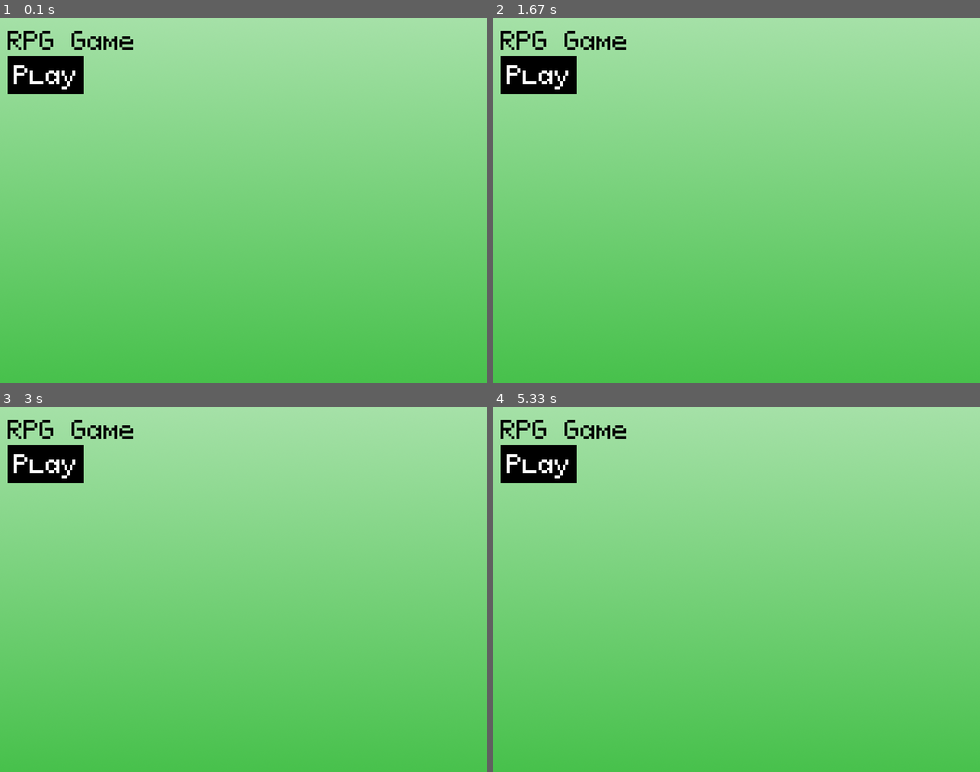
Above: before the commit, frames 1-4 (two rows, left to right).
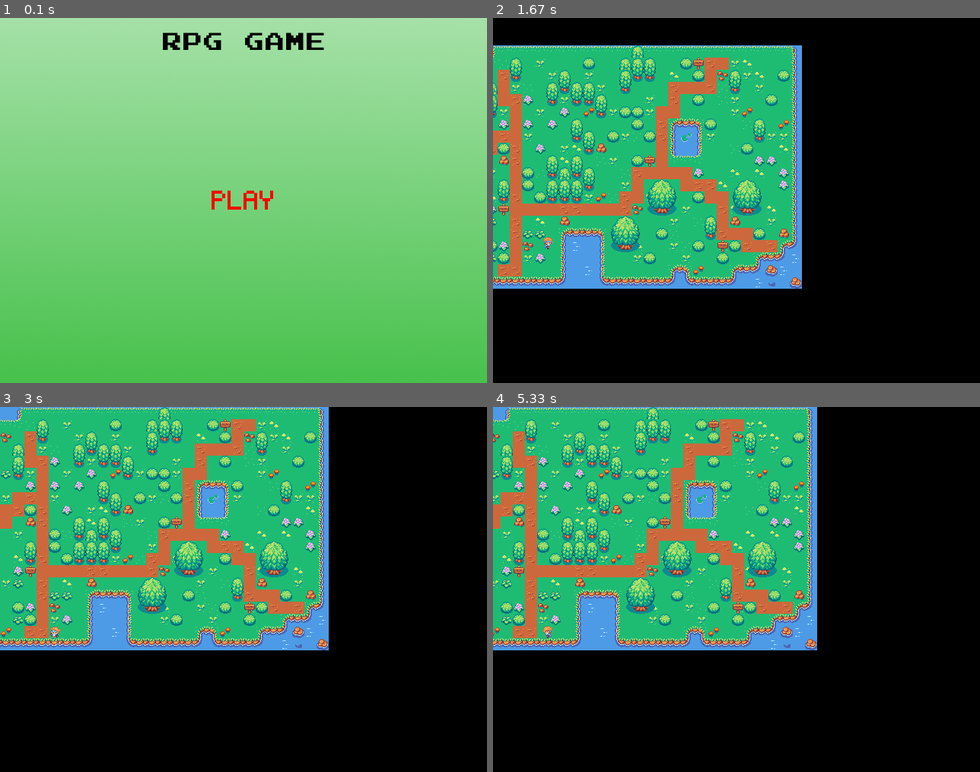
Above: after the commit, the same moments.

Repository: quizi54/pygame_rpg
Game: pygame game, started from main.py
The game is run twice, just before and just after one commit, with the same random seed, the same clock (stepped at 60 frames per second) and the same inputs.
Inputs (mouse positions are in pixels of both pictures, inside the frame that each line leads up to):
- Up to frame 1 (0.1 s): no input
- Up to frame 2 (1.67 s): click (736, 200) at 0.38 s; hold Right 0.67-1.13 s; move the mouse to (717, 215) at 0.7 s; hold Up 1.17-1.47 s; hold Right from 1.5 s (still down)
- Up to frame 3 (3 s): release Right at 1.97 s; hold Left 2-2.53 s; hold Down 2.57-2.87 s; tap Space at 2.9 s
- Up to frame 4 (5.33 s): hold Left 3.23-3.63 s; hold Up 3.67-4.03 s; hold Right 4.07-4.7 s; hold Down 4.73-5.1 s; hold Left from 5.13 s (still down)

The runs differ from the first frame. In frame 1, 3.2% of the frame differs, in the area x 1-67%, y 3-53%; in frame 2, 99%; in frame 3, 100%; in frame 4, 100%, in the area x 0-100%, y 0-100%.

Commit message:
Change map creation mechanism, new map builds in Tile editor. Game font changed. Button class changed, now it can use transparency background.

Diff:
--- a/config.py
+++ b/config.py
@@ -6,8 +6,8 @@
 BLOCK_LAYER  = 2
 GROUND_LAYER = 1
 
-PLAYER_SPEED = 3
-ENEMY_SPEED  = 2
+PLAYER_SPEED = 2
+ENEMY_SPEED  = 1
 
 TILESIZE = 16
 FPS = 60
--- /dev/null
+++ b/levels/Hero 01.tsx
@@ -0,0 +1,4 @@
+<?xml version="1.0" encoding="UTF-8"?>
+<tileset version="1.9" tiledversion="1.9.2" name="Hero 01" tilewidth="16" tileheight="16" tilecount="128" columns="8">
+ <image source="../img/Hero 01.png" width="128" height="256"/>
+</tileset>
--- /dev/null
+++ b/levels/Solaria.tsx
@@ -0,0 +1,4 @@
+<?xml version="1.0" encoding="UTF-8"?>
+<tileset version="1.9" tiledversion="1.9.2" name="Solaria" tilewidth="16" tileheight="16" tilecount="420" columns="28">
+ <image source="Solaria Demo Update 01.png" width="448" height="240"/>
+</tileset>
--- /dev/null
+++ b/levels/attack1.tsx
@@ -0,0 +1,4 @@
+<?xml version="1.0" encoding="UTF-8"?>
+<tileset version="1.9" tiledversion="1.9.2" name="attack1" tilewidth="16" tileheight="16" tilecount="160" columns="20">
+ <image source="../img/attack1.png" width="320" height="128"/>
+</tileset>
--- /dev/null
+++ b/levels/level00._Bushes.csv
@@ -0,0 +1,20 @@
+-1,-1,-1,-1,-1,-1,-1,-1,-1,-1,-1,-1,-1,-1,-1,-1,91,-1,-1,-1,-1,-1,-1,-1,-1,-1,-1,-1,-1,-1
+-1,-1,-1,-1,-1,-1,91,-1,-1,-1,-1,-1,92,-1,-1,91,91,91,-1,-1,92,313,117,89,-1,-1,-1,-1,-1,-1
+-1,-1,-1,62,-1,117,119,-1,-1,-1,91,-1,-1,-1,-1,91,119,119,-1,-1,-1,92,89,62,91,-1,-1,-1,92,-1
+-1,-1,-1,-1,91,89,-1,-1,-1,91,119,91,91,-1,-1,119,-1,-1,-1,117,89,89,117,-1,119,-1,-1,-1,-1,-1
+-1,92,-1,-1,91,89,117,93,-1,119,-1,119,119,91,-1,-1,-1,-1,-1,117,-1,92,-1,-1,-1,-1,-1,92,-1,-1
+-1,-1,120,120,119,-1,89,-1,-1,-1,93,-1,121,119,-1,92,92,-1,89,89,-1,-1,-1,-1,-1,121,-1,-1,-1,-1
+-1,121,-1,-1,-1,93,89,93,-1,93,-1,91,-1,-1,-1,-1,92,-1,117,-1,-1,-1,92,-1,-1,-1,91,-1,121,-1
+-1,-1,61,-1,89,117,89,-1,-1,-1,-1,119,91,-1,92,-1,-1,92,117,-1,-1,-1,-1,-1,-1,-1,119,-1,-1,-1
+-1,-1,92,89,117,92,117,-1,93,-1,-1,-1,119,61,-1,-1,-1,-1,89,-1,-1,-1,-1,-1,-1,92,-1,-1,-1,-1
+-1,117,89,89,-1,61,117,-1,-1,91,-1,91,-1,-1,-1,-1,92,313,89,-1,-1,-1,-1,-1,-1,-1,93,93,-1,-1
+-1,117,93,-1,-1,-1,89,92,-1,119,91,119,91,-1,-1,-1,117,89,89,89,89,93,-1,-1,-1,-1,-1,-1,93,-1
+-1,-1,-1,-1,-1,91,89,92,-1,91,91,91,119,-1,-1,-1,89,7,8,9,89,117,117,-1,7,8,9,-1,93,-1
+-1,61,-1,-1,-1,119,117,-1,92,119,119,119,-1,121,-1,117,89,35,36,37,-1,92,89,89,35,36,37,-1,-1,-1
+-1,-1,-1,-1,93,313,89,89,89,89,117,117,89,89,89,117,62,63,64,65,-1,-1,-1,117,63,64,65,-1,-1,-1
+-1,-1,92,-1,120,-1,117,-1,-1,-1,61,-1,-1,-1,7,8,9,-1,-1,-1,-1,-1,91,89,61,-1,-1,-1,-1,-1
+-1,92,121,-1,-1,-1,117,120,120,-1,-1,-1,-1,-1,35,36,37,-1,92,-1,-1,-1,119,117,89,89,92,-1,61,-1
+-1,-1,121,-1,92,93,89,62,-1,-1,-1,-1,-1,-1,63,64,65,-1,-1,-1,-1,92,-1,313,92,117,89,117,-1,-1
+-1,-1,-1,-1,120,92,89,-1,93,-1,-1,-1,-1,-1,-1,-1,-1,92,-1,-1,-1,-1,-1,92,-1,-1,-1,-1,-1,-1
+-1,-1,-1,121,-1,117,117,-1,-1,-1,-1,-1,-1,-1,-1,-1,-1,-1,-1,-1,-1,121,-1,-1,-1,-1,-1,-1,-1,-1
+-1,-1,-1,-1,-1,-1,-1,-1,-1,-1,-1,-1,-1,-1,-1,-1,-1,-1,-1,-1,-1,-1,-1,-1,-1,-1,-1,-1,-1,-1
--- /dev/null
+++ b/levels/level00._Ground.csv
@@ -0,0 +1,20 @@
+229,229,173,173,168,169,169,169,169,169,169,169,169,169,169,169,169,169,169,169,169,169,169,169,169,169,169,169,169,170
+229,173,168,169,200,33,5,5,6,5,5,5,33,5,5,5,5,5,5,5,5,5,5,5,6,34,5,5,5,198
+173,168,200,5,5,5,5,5,5,6,5,5,6,5,5,5,5,5,5,34,5,5,5,5,5,6,34,5,5,198
+168,200,5,5,33,33,6,33,5,5,5,5,5,6,5,5,5,5,5,5,34,6,5,33,5,5,6,5,5,198
+196,5,34,5,5,5,5,33,5,5,6,5,5,5,5,5,5,6,5,5,5,5,5,33,6,5,5,5,5,198
+196,5,33,5,5,6,5,5,6,5,5,5,5,5,6,5,5,6,5,5,5,5,5,5,6,5,5,5,5,198
+196,5,5,5,5,5,5,5,5,5,5,5,5,5,5,5,5,5,5,171,225,172,5,5,5,33,5,5,5,198
+196,5,5,6,5,5,5,6,5,5,5,33,5,5,5,6,33,5,5,198,202,196,6,5,5,5,33,6,6,198
+196,5,33,5,5,6,5,5,5,5,6,34,5,33,5,5,5,5,5,198,173,196,5,5,33,5,5,5,34,198
+196,5,5,5,5,5,5,5,5,5,34,5,5,33,6,5,5,34,5,199,169,200,5,5,5,5,5,5,5,198
+196,5,5,5,6,5,5,5,33,33,5,5,5,5,5,33,5,5,5,5,5,5,5,5,34,5,34,5,5,198
+196,5,34,5,5,5,5,34,5,5,5,5,5,5,5,6,5,5,5,5,5,5,34,34,5,5,5,5,5,198
+196,5,34,5,34,5,5,5,5,5,5,5,6,5,33,33,5,6,5,5,5,5,5,5,5,5,5,5,5,198
+196,5,5,5,33,5,5,5,5,5,5,5,5,34,5,5,5,5,5,5,6,5,5,5,34,5,5,34,5,198
+196,5,5,6,5,5,6,5,34,5,5,5,5,5,5,5,5,5,5,6,5,33,5,5,5,5,5,6,5,198
+196,5,5,5,5,5,5,5,5,5,171,225,225,172,5,5,5,5,33,33,5,5,5,5,5,5,5,5,5,198
+196,5,5,5,34,5,5,5,5,5,198,174,173,196,5,5,34,5,5,6,33,33,5,34,5,5,5,5,171,226
+196,6,5,5,5,5,5,6,5,5,198,173,173,196,5,5,6,5,5,5,6,5,5,5,5,5,171,225,226,174
+196,5,5,5,5,5,5,5,5,5,198,173,174,196,5,5,5,5,5,171,172,5,5,5,171,225,226,229,174,173
+224,225,225,225,225,225,225,225,225,225,226,173,173,224,225,225,225,225,225,226,224,225,225,225,226,173,174,201,173,229
--- /dev/null
+++ b/levels/level00.tmx
@@ -0,0 +1,77 @@
+<?xml version="1.0" encoding="UTF-8"?>
+<map version="1.9" tiledversion="1.9.2" orientation="orthogonal" renderorder="right-down" width="30" height="20" tilewidth="16" tileheight="16" infinite="0" nextlayerid="4" nextobjectid="1">
+ <tileset firstgid="1" source="Solaria.tsx"/>
+ <tileset firstgid="421" source="Hero 01.tsx"/>
+ <layer id="1" name="Ground" width="30" height="20">
+  <data encoding="csv">
+230,230,174,174,169,170,170,170,170,170,170,170,170,170,170,170,170,170,170,170,170,170,170,170,170,170,170,170,170,171,
+230,174,169,170,201,34,6,6,7,6,6,6,34,6,6,6,6,6,6,6,6,6,6,6,7,35,6,6,6,199,
+174,169,201,6,6,6,6,6,6,7,6,6,7,6,6,6,6,6,6,35,6,6,6,6,6,7,35,6,6,199,
+169,201,6,6,34,34,7,34,6,6,6,6,6,7,6,6,6,6,6,6,35,7,6,34,6,6,7,6,6,199,
+197,6,35,6,6,6,6,34,6,6,7,6,6,6,6,6,6,7,6,6,6,6,6,34,7,6,6,6,6,199,
+197,6,34,6,6,7,6,6,7,6,6,6,6,6,7,6,6,7,6,6,6,6,6,6,7,6,6,6,6,199,
+197,6,6,6,6,6,6,6,6,6,6,6,6,6,6,6,6,6,6,172,226,173,6,6,6,34,6,6,6,199,
+197,6,6,7,6,6,6,7,6,6,6,34,6,6,6,7,34,6,6,199,203,197,7,6,6,6,34,7,7,199,
+197,6,34,6,6,7,6,6,6,6,7,35,6,34,6,6,6,6,6,199,174,197,6,6,34,6,6,6,35,199,
+197,6,6,6,6,6,6,6,6,6,35,6,6,34,7,6,6,35,6,200,170,201,6,6,6,6,6,6,6,199,
+197,6,6,6,7,6,6,6,34,34,6,6,6,6,6,34,6,6,6,6,6,6,6,6,35,6,35,6,6,199,
+197,6,35,6,6,6,6,35,6,6,6,6,6,6,6,7,6,6,6,6,6,6,35,35,6,6,6,6,6,199,
+197,6,35,6,35,6,6,6,6,6,6,6,7,6,34,34,6,7,6,6,6,6,6,6,6,6,6,6,6,199,
+197,6,6,6,34,6,6,6,6,6,6,6,6,35,6,6,6,6,6,6,7,6,6,6,35,6,6,35,6,199,
+197,6,6,7,6,6,7,6,35,6,6,6,6,6,6,6,6,6,6,7,6,34,6,6,6,6,6,7,6,199,
+197,6,6,6,6,6,6,6,6,6,172,226,226,173,6,6,6,6,34,34,6,6,6,6,6,6,6,6,6,199,
+197,6,6,6,35,6,6,6,6,6,199,175,174,197,6,6,35,6,6,7,34,34,6,35,6,6,6,6,172,227,
+197,7,6,6,6,6,6,7,6,6,199,174,174,197,6,6,7,6,6,6,7,6,6,6,6,6,172,226,227,175,
+197,6,6,6,6,6,6,6,6,6,199,174,175,197,6,6,6,6,6,172,173,6,6,6,172,226,227,230,175,174,
+225,226,226,226,226,226,226,226,226,226,227,174,174,225,226,226,226,226,226,227,225,226,226,226,227,174,175,202,174,230
+</data>
+ </layer>
+ <layer id="2" name="Bushes" width="30" height="20">
+  <data encoding="csv">
+0,0,0,0,0,0,0,0,0,0,0,0,0,0,0,0,92,0,0,0,0,0,0,0,0,0,0,0,0,0,
+0,0,0,0,0,0,92,0,0,0,0,0,93,0,0,92,92,92,0,0,93,314,118,90,0,0,0,0,0,0,
+0,0,0,63,0,118,120,0,0,0,92,0,0,0,0,92,120,120,0,0,0,93,90,63,92,0,0,0,93,0,
+0,0,0,0,92,90,0,0,0,92,120,92,92,0,0,120,0,0,0,118,90,90,118,0,120,0,0,0,0,0,
+0,93,0,0,92,90,118,94,0,120,0,120,120,92,0,0,0,0,0,118,0,93,0,0,0,0,0,93,0,0,
+0,0,121,121,120,0,90,0,0,0,94,0,122,120,0,93,93,0,90,90,0,0,0,0,0,122,0,0,0,0,
+0,122,0,0,0,94,90,94,0,94,0,92,0,0,0,0,93,0,118,0,0,0,93,0,0,0,92,0,122,0,
+0,0,62,0,90,118,90,0,0,0,0,120,92,0,93,0,0,93,118,0,0,0,0,0,0,0,120,0,0,0,
+0,0,93,90,118,93,118,0,94,0,0,0,120,62,0,0,0,0,90,0,0,0,0,0,0,93,0,0,0,0,
+0,118,90,90,0,62,118,0,0,92,0,92,0,0,0,0,93,314,90,0,0,0,0,0,0,0,94,94,0,0,
+0,118,94,0,0,0,90,93,0,120,92,120,92,0,0,0,118,90,90,90,90,94,0,0,0,0,0,0,94,0,
+0,0,0,0,0,92,90,93,0,92,92,92,120,0,0,0,90,8,9,10,90,118,118,0,8,9,10,0,94,0,
+0,62,0,0,0,120,118,0,93,120,120,120,0,122,0,118,90,36,37,38,0,93,90,90,36,37,38,0,0,0,
+0,0,0,0,94,314,90,90,90,90,118,118,90,90,90,118,63,64,65,66,0,0,0,118,64,65,66,0,0,0,
+0,0,93,0,121,0,118,0,0,0,62,0,0,0,8,9,10,0,0,0,0,0,92,90,62,0,0,0,0,0,
+0,93,122,0,0,0,118,121,121,0,0,0,0,0,36,37,38,0,93,0,0,0,120,118,90,90,93,0,62,0,
+0,0,122,0,93,94,90,63,0,0,0,0,0,0,64,65,66,0,0,0,0,93,0,314,93,118,90,118,0,0,
+0,0,0,0,121,93,90,0,94,0,0,0,0,0,0,0,0,93,0,0,0,0,0,93,0,0,0,0,0,0,
+0,0,0,122,0,118,118,0,0,0,0,0,0,0,0,0,0,0,0,0,0,122,0,0,0,0,0,0,0,0,
+0,0,0,0,0,0,0,0,0,0,0,0,0,0,0,0,0,0,0,0,0,0,0,0,0,0,0,0,0,0
+</data>
+ </layer>
+ <layer id="3" name="Player" width="30" height="20">
+  <data encoding="csv">
+0,0,0,0,0,0,0,0,0,0,0,0,0,0,0,0,0,0,0,0,0,0,0,0,0,0,0,0,0,0,
+0,0,0,0,0,0,0,0,0,0,0,0,0,0,0,0,0,0,0,0,0,0,0,0,0,0,0,0,0,0,
+0,0,0,0,0,0,0,0,0,0,0,0,0,0,0,0,0,0,0,0,0,0,0,0,0,0,0,0,0,0,
+0,0,0,0,0,0,0,0,0,0,0,0,0,0,0,0,0,0,0,0,0,0,0,0,0,0,0,0,0,0,
+0,0,0,0,0,0,0,0,0,0,0,0,0,0,0,0,0,0,0,0,0,0,0,0,0,0,0,0,0,0,
+0,0,0,0,0,0,0,0,0,0,0,0,0,0,0,0,0,0,0,0,0,0,0,0,0,0,0,0,0,0,
+0,0,0,0,0,0,0,0,0,0,0,0,0,0,0,0,0,0,0,0,0,0,0,0,0,0,0,0,0,0,
+0,0,0,0,0,0,0,0,0,0,0,0,0,0,0,0,0,0,0,0,0,0,0,0,0,0,0,0,0,0,
+0,0,0,0,0,0,0,0,0,0,0,0,0,0,0,0,0,0,0,0,0,0,0,0,0,0,0,0,0,0,
+0,0,0,0,0,0,0,0,0,0,0,0,0,0,0,0,0,0,0,0,0,0,0,0,0,0,0,0,0,0,
+0,0,0,0,0,0,0,0,0,0,0,0,0,0,0,0,0,0,0,0,0,0,0,0,0,0,0,0,0,0,
+0,0,0,0,0,0,0,0,0,0,0,0,0,0,0,0,0,0,0,0,0,0,0,0,0,0,0,0,0,0,
+0,0,0,0,0,0,0,0,0,0,0,0,0,0,0,0,0,0,0,0,0,0,0,0,0,0,0,0,0,0,
+0,0,0,0,0,0,0,0,0,0,0,0,0,0,0,0,0,0,0,0,0,0,0,0,0,0,0,0,0,0,
+0,0,0,0,0,0,0,0,0,0,0,0,0,0,0,0,0,0,0,0,0,0,0,0,0,0,0,0,0,0,
+0,0,0,0,0,0,0,0,0,0,0,0,0,0,0,0,0,0,0,0,0,0,0,0,0,0,0,0,0,0,
+0,0,0,0,0,0,0,0,0,0,0,0,0,0,0,0,0,0,0,0,0,0,0,0,0,0,0,0,0,0,
+0,0,0,0,0,0,0,0,0,0,0,0,0,0,0,0,0,0,0,0,0,0,0,0,0,0,0,0,0,0,
+0,0,0,0,421,0,0,0,0,0,0,0,0,0,0,0,0,0,0,0,0,0,0,0,0,0,0,0,0,0,
+0,0,0,0,0,0,0,0,0,0,0,0,0,0,0,0,0,0,0,0,0,0,0,0,0,0,0,0,0,0
+</data>
+ </layer>
+</map>
--- /dev/null
+++ b/levels/level00_Bushes.csv
@@ -0,0 +1,20 @@
+-1,-1,-1,-1,-1,-1,-1,-1,-1,-1,-1,-1,-1,-1,-1,-1,91,-1,-1,-1,-1,-1,-1,-1,-1,-1,-1,-1,-1,-1
+-1,-1,-1,-1,-1,-1,91,-1,-1,-1,-1,-1,92,-1,-1,91,91,91,-1,-1,92,313,117,89,-1,-1,-1,-1,-1,-1
+-1,-1,-1,62,-1,117,119,-1,-1,-1,91,-1,-1,-1,-1,91,119,119,-1,-1,-1,92,89,62,91,-1,-1,-1,92,-1
+-1,-1,-1,-1,91,89,-1,-1,-1,91,119,91,91,-1,-1,119,-1,-1,-1,117,89,89,117,-1,119,-1,-1,-1,-1,-1
+-1,92,-1,-1,91,89,117,93,-1,119,-1,119,119,91,-1,-1,-1,-1,-1,117,-1,92,-1,-1,-1,-1,-1,92,-1,-1
+-1,-1,120,120,119,-1,89,-1,-1,-1,93,-1,121,119,-1,92,92,-1,89,89,-1,-1,-1,-1,-1,121,-1,-1,-1,-1
+-1,121,-1,-1,-1,93,89,93,-1,93,-1,91,-1,-1,-1,-1,92,-1,117,-1,-1,-1,92,-1,-1,-1,91,-1,121,-1
+-1,-1,61,-1,89,117,89,-1,-1,-1,-1,119,91,-1,92,-1,-1,92,117,-1,-1,-1,-1,-1,-1,-1,119,-1,-1,-1
+-1,-1,92,89,117,92,117,-1,93,-1,-1,-1,119,61,-1,-1,-1,-1,89,-1,-1,-1,-1,-1,-1,92,-1,-1,-1,-1
+-1,117,89,89,-1,61,117,-1,-1,91,-1,91,-1,-1,-1,-1,92,313,89,-1,-1,-1,-1,-1,-1,-1,93,93,-1,-1
+-1,117,93,-1,-1,-1,89,92,-1,119,91,119,91,-1,-1,-1,117,89,89,89,89,93,-1,-1,-1,-1,-1,-1,93,-1
+-1,-1,-1,-1,-1,91,89,92,-1,91,91,91,119,-1,-1,-1,89,7,8,9,89,117,117,-1,7,8,9,-1,93,-1
+-1,61,-1,-1,-1,119,117,-1,92,119,119,119,-1,121,-1,117,89,35,36,37,-1,92,89,89,35,36,37,-1,-1,-1
+-1,-1,-1,-1,93,313,89,89,89,89,117,117,89,89,89,117,62,63,64,65,-1,-1,-1,117,63,64,65,-1,-1,-1
+-1,-1,92,-1,120,-1,117,-1,-1,-1,61,-1,-1,-1,7,8,9,-1,-1,-1,-1,-1,91,89,61,-1,-1,-1,-1,-1
+-1,92,121,-1,-1,-1,117,120,120,-1,-1,-1,-1,-1,35,36,37,-1,92,-1,-1,-1,119,117,89,89,92,-1,61,-1
+-1,-1,121,-1,92,93,89,62,-1,-1,-1,-1,-1,-1,63,64,65,-1,-1,-1,-1,92,-1,313,92,117,89,117,-1,-1
+-1,-1,-1,-1,120,92,89,-1,93,-1,-1,-1,-1,-1,-1,-1,-1,92,-1,-1,-1,-1,-1,92,-1,-1,-1,-1,-1,-1
+-1,-1,-1,121,-1,117,117,-1,-1,-1,-1,-1,-1,-1,-1,-1,-1,-1,-1,-1,-1,121,-1,-1,-1,-1,-1,-1,-1,-1
+-1,-1,-1,-1,-1,-1,-1,-1,-1,-1,-1,-1,-1,-1,-1,-1,-1,-1,-1,-1,-1,-1,-1,-1,-1,-1,-1,-1,-1,-1
--- /dev/null
+++ b/levels/level00_Ground.csv
@@ -0,0 +1,20 @@
+229,229,173,173,168,169,169,169,169,169,169,169,169,169,169,169,169,169,169,169,169,169,169,169,169,169,169,169,169,170
+229,173,168,169,200,33,5,5,6,5,5,5,33,5,5,5,5,5,5,5,5,5,5,5,6,34,5,5,5,198
+173,168,200,5,5,5,5,5,5,6,5,5,6,5,5,5,5,5,5,34,5,5,5,5,5,6,34,5,5,198
+168,200,5,5,33,33,6,33,5,5,5,5,5,6,5,5,5,5,5,5,34,6,5,33,5,5,6,5,5,198
+196,5,34,5,5,5,5,33,5,5,6,5,5,5,5,5,5,6,5,5,5,5,5,33,6,5,5,5,5,198
+196,5,33,5,5,6,5,5,6,5,5,5,5,5,6,5,5,6,5,5,5,5,5,5,6,5,5,5,5,198
+196,5,5,5,5,5,5,5,5,5,5,5,5,5,5,5,5,5,5,171,225,172,5,5,5,33,5,5,5,198
+196,5,5,6,5,5,5,6,5,5,5,33,5,5,5,6,33,5,5,198,202,196,6,5,5,5,33,6,6,198
+196,5,33,5,5,6,5,5,5,5,6,34,5,33,5,5,5,5,5,198,173,196,5,5,33,5,5,5,34,198
+196,5,5,5,5,5,5,5,5,5,34,5,5,33,6,5,5,34,5,199,169,200,5,5,5,5,5,5,5,198
+196,5,5,5,6,5,5,5,33,33,5,5,5,5,5,33,5,5,5,5,5,5,5,5,34,5,34,5,5,198
+196,5,34,5,5,5,5,34,5,5,5,5,5,5,5,6,5,5,5,5,5,5,34,34,5,5,5,5,5,198
+196,5,34,5,34,5,5,5,5,5,5,5,6,5,33,33,5,6,5,5,5,5,5,5,5,5,5,5,5,198
+196,5,5,5,33,5,5,5,5,5,5,5,5,34,5,5,5,5,5,5,6,5,5,5,34,5,5,34,5,198
+196,5,5,6,5,5,6,5,34,5,5,5,5,5,5,5,5,5,5,6,5,33,5,5,5,5,5,6,5,198
+196,5,5,5,5,5,5,5,5,5,171,225,225,172,5,5,5,5,33,33,5,5,5,5,5,5,5,5,5,198
+196,5,5,5,34,5,5,5,5,5,198,174,173,196,5,5,34,5,5,6,33,33,5,34,5,5,5,5,171,226
+196,6,5,5,5,5,5,6,5,5,198,173,173,196,5,5,6,5,5,5,6,5,5,5,5,5,171,225,226,174
+196,5,5,5,5,5,5,5,5,5,198,173,174,196,5,5,5,5,5,171,172,5,5,5,171,225,226,229,174,173
+224,225,225,225,225,225,225,225,225,225,226,173,173,224,225,225,225,225,225,226,224,225,225,225,226,173,174,201,173,229
--- /dev/null
+++ b/levels/level00_Player.csv
@@ -0,0 +1,20 @@
+-1,-1,-1,-1,-1,-1,-1,-1,-1,-1,-1,-1,-1,-1,-1,-1,-1,-1,-1,-1,-1,-1,-1,-1,-1,-1,-1,-1,-1,-1
+-1,-1,-1,-1,-1,-1,-1,-1,-1,-1,-1,-1,-1,-1,-1,-1,-1,-1,-1,-1,-1,-1,-1,-1,-1,-1,-1,-1,-1,-1
+-1,-1,-1,-1,-1,-1,-1,-1,-1,-1,-1,-1,-1,-1,-1,-1,-1,-1,-1,-1,-1,-1,-1,-1,-1,-1,-1,-1,-1,-1
+-1,-1,-1,-1,-1,-1,-1,-1,-1,-1,-1,-1,-1,-1,-1,-1,-1,-1,-1,-1,-1,-1,-1,-1,-1,-1,-1,-1,-1,-1
+-1,-1,-1,-1,-1,-1,-1,-1,-1,-1,-1,-1,-1,-1,-1,-1,-1,-1,-1,-1,-1,-1,-1,-1,-1,-1,-1,-1,-1,-1
+-1,-1,-1,-1,-1,-1,-1,-1,-1,-1,-1,-1,-1,-1,-1,-1,-1,-1,-1,-1,-1,-1,-1,-1,-1,-1,-1,-1,-1,-1
+-1,-1,-1,-1,-1,-1,-1,-1,-1,-1,-1,-1,-1,-1,-1,-1,-1,-1,-1,-1,-1,-1,-1,-1,-1,-1,-1,-1,-1,-1
+-1,-1,-1,-1,-1,-1,-1,-1,-1,-1,-1,-1,-1,-1,-1,-1,-1,-1,-1,-1,-1,-1,-1,-1,-1,-1,-1,-1,-1,-1
+-1,-1,-1,-1,-1,-1,-1,-1,-1,-1,-1,-1,-1,-1,-1,-1,-1,-1,-1,-1,-1,-1,-1,-1,-1,-1,-1,-1,-1,-1
+-1,-1,-1,-1,-1,-1,-1,-1,-1,-1,-1,-1,-1,-1,-1,-1,-1,-1,-1,-1,-1,-1,-1,-1,-1,-1,-1,-1,-1,-1
+-1,-1,-1,-1,-1,-1,-1,-1,-1,-1,-1,-1,-1,-1,-1,-1,-1,-1,-1,-1,-1,-1,-1,-1,-1,-1,-1,-1,-1,-1
+-1,-1,-1,-1,-1,-1,-1,-1,-1,-1,-1,-1,-1,-1,-1,-1,-1,-1,-1,-1,-1,-1,-1,-1,-1,-1,-1,-1,-1,-1
+-1,-1,-1,-1,-1,-1,-1,-1,-1,-1,-1,-1,-1,-1,-1,-1,-1,-1,-1,-1,-1,-1,-1,-1,-1,-1,-1,-1,-1,-1
+-1,-1,-1,-1,-1,-1,-1,-1,-1,-1,-1,-1,-1,-1,-1,-1,-1,-1,-1,-1,-1,-1,-1,-1,-1,-1,-1,-1,-1,-1
+-1,-1,-1,-1,-1,-1,-1,-1,-1,-1,-1,-1,-1,-1,-1,-1,-1,-1,-1,-1,-1,-1,-1,-1,-1,-1,-1,-1,-1,-1
+-1,-1,-1,-1,-1,-1,-1,-1,-1,-1,-1,-1,-1,-1,-1,-1,-1,-1,-1,-1,-1,-1,-1,-1,-1,-1,-1,-1,-1,-1
+-1,-1,-1,-1,-1,-1,-1,-1,-1,-1,-1,-1,-1,-1,-1,-1,-1,-1,-1,-1,-1,-1,-1,-1,-1,-1,-1,-1,-1,-1
+-1,-1,-1,-1,-1,-1,-1,-1,-1,-1,-1,-1,-1,-1,-1,-1,-1,-1,-1,-1,-1,-1,-1,-1,-1,-1,-1,-1,-1,-1
+-1,-1,-1,-1,0,-1,-1,-1,-1,-1,-1,-1,-1,-1,-1,-1,-1,-1,-1,-1,-1,-1,-1,-1,-1,-1,-1,-1,-1,-1
+-1,-1,-1,-1,-1,-1,-1,-1,-1,-1,-1,-1,-1,-1,-1,-1,-1,-1,-1,-1,-1,-1,-1,-1,-1,-1,-1,-1,-1,-1
--- /dev/null
+++ b/levels/plains.tsx
@@ -0,0 +1,4 @@
+<?xml version="1.0" encoding="UTF-8"?>
+<tileset version="1.9" tiledversion="1.9.2" name="plains" tilewidth="16" tileheight="16" tilecount="72" columns="6">
+ <image source="plains.png" width="96" height="192"/>
+</tileset>
--- a/main.py
+++ b/main.py
@@ -2,9 +2,10 @@
 # -*- coding=utf-8 -*-
 
 import pygame
+import sys
 from sprites import *
 from config import *
-import sys
+from utils import *
 
 
 class Game:
@@ -13,7 +14,7 @@
         self.screen = pygame.display.set_mode((WIN_WIDTH, WIN_HEIGHT))
         self.clock = pygame.time.Clock()
         self.running = True
-        self.font = pygame.font.Font('PixeloidMono.ttf', 32)
+        self.font = pygame.font.Font('joystix monospace.otf', 32)
         self.character_spritesheet = Spritesheet('img/Hero 01.png')
         self.terrain_spritesheet = Spritesheet('img/Solaria Demo Update 01.png')
         self.enemy_spritesheet = Spritesheet('img/Slime 01.png')
@@ -22,15 +23,23 @@
         self.attack_spritesheet = Spritesheet('img/attack1.png')
 
     def createTilemap(self):
-        for y, row in enumerate(tilemap):
-            for x, column in enumerate(row):
-                Ground(self, x, y)
-                if column == 'B':
-                    Block(self, x, y)
-                if column == 'P':
-                    self.player = Player(self, x, y)
-                if column == 'E':
-                    Enemy(self, x, y)
+        layouts = {
+            'ground': import_csv_layout('levels/level00_Ground.csv'),
+            'bushes': import_csv_layout('levels/level00_Bushes.csv'),
+            'player': import_csv_layout('levels/level00_Player.csv'),
+        }
+        for style, layout in layouts.items():
+            for row_index, row in enumerate(layout):
+                for col_index, col in enumerate(row):
+                    if col != '-1':
+                        x = col_index
+                        y = row_index
+                        if style == 'bushes':
+                            Decoration(self, x, y, col)
+                        if style == 'ground':
+                            Ground(self, x, y, col)
+                        if style == 'player':
+                            self.player = Player(self, x, y)
 
     def new(self):
         self.playing = True
@@ -98,8 +107,9 @@
 
         title = self.font.render('RPG Game', True, BLACK)
         title_rect = title.get_rect(x = 10, y = 10)
+        title_rect.x = int(WIN_WIDTH / 2 - title_rect.width / 2)
 
-        play_button = Button(10, 50, 100, 50, WHITE, BLACK, 'Play', 32)
+        play_button = Button(270, 215, 100, 50, RED, None, 'PLAY', 32)
 
         while intro:
             for event in pygame.event.get():
--- a/sprites.py
+++ b/sprites.py
@@ -5,7 +5,7 @@
 
 class Spritesheet:
     def __init__(self, file):
-        self.sheet = pygame.image.load(file).convert()
+        self.sheet = pygame.image.load(file).convert_alpha()
 
     def get_sprite(self, x, y, width, height, bg):
         """
@@ -37,9 +37,7 @@
         self.facing = 'down'
         self.animation_loop = 1
 
-        #self.image = self.game.character_spritesheet.get_sprite(3, 2, self.width, self.height)
-        self.image = self.game.character_spritesheet.get_sprite(0, 0, self.width, self.height, WHITE)
-
+        self.image = self.game.character_spritesheet.get_sprite(0, 0, self.width, self.height, BLACK)
         self.rect = self.image.get_rect()
         self.rect.x = self.x
         self.rect.y = self.y
@@ -248,7 +246,7 @@
         self.rect.y = self.y
 
 class Ground(pygame.sprite.Sprite):
-    def __init__(self, game, x, y):
+    def __init__(self, game, x, y, tile_id):
         self.game = game
         self._layer = GROUND_LAYER
         self.groups = self.game.all_sprites
@@ -259,10 +257,28 @@
         self.width = TILESIZE
         self.height = TILESIZE
 
-        self.image = self.game.terrain_spritesheet.get_sprite(80, 0, self.width, self.height, BLACK)
-        self.rect = self.image.get_rect()
-        self.rect.x = self.x
-        self.rect.y = self.y
+        self.tile_id = int(tile_id)
+
+        tile_x, tile_y = self.get_tile_coords()
+
+        self.image = self.game.terrain_spritesheet.get_sprite(tile_x, tile_y, self.width, self.height, BLACK)
+        self.rect = self.image.get_rect()
+        self.rect.x = self.x
+        self.rect.y = self.y
+
+    def get_tile_coords(self):
+        if self.tile_id > 27:
+            y = (self.tile_id // 27) * TILESIZE
+            x = (self.tile_id - 28 * (self.tile_id // 27)) * TILESIZE
+        else:
+            y = 0
+            x = self.tile_id * TILESIZE
+        return x, y
+
+class Decoration(Ground):
+    def __init__(self, game, x, y, tile_id):
+        super().__init__(game, x, y, tile_id)
+        self._layer = BLOCK_LAYER
 
 class Button:
     def __init__(self, x, y, width, height, fg, bg, content, fontsize):
@@ -274,11 +290,17 @@
         self.height = height
         self.fg = fg
         self.bg = bg
-        self.image = pygame.Surface((self.width, self.height))
-        self.image.fill(self.bg)
-        self.rect = self.image.get_rect()
-        self.rect.x = self.x
-        self.rect.y = self.y
+
+        if bg is not None:
+            self.image = pygame.Surface((self.width, self.height))
+            self.image.fill(self.bg)
+        else:
+            self.image = pygame.Surface((self.width, self.height), flags=pygame.SRCALPHA)
+
+        self.rect = self.image.get_rect()
+        self.rect.x = self.x
+        self.rect.y = self.y
+
         self.text = self.font.render(self.content, False, self.fg)
         self.text_rect = self.text.get_rect(center=(self.width / 2, self.height / 2))
         self.image.blit(self.text, self.text_rect)
--- /dev/null
+++ b/utils.py
@@ -0,0 +1,9 @@
+from csv import reader
+
+def import_csv_layout(file):
+    terrain_map = []
+    with open(file) as level_map:
+        layout = reader(level_map, delimiter = ',')
+        for row in layout:
+            terrain_map.append(list(row))
+    return terrain_map
Binary file added: joystix monospace.otf
Binary file added: levels/Slime 01.png
Binary file added: levels/Solaria Demo Update 01.png
Binary file added: levels/plains.png
Not shown, added: levels/level00.tiled-project
Not shown, added: levels/level00.tiled-session
